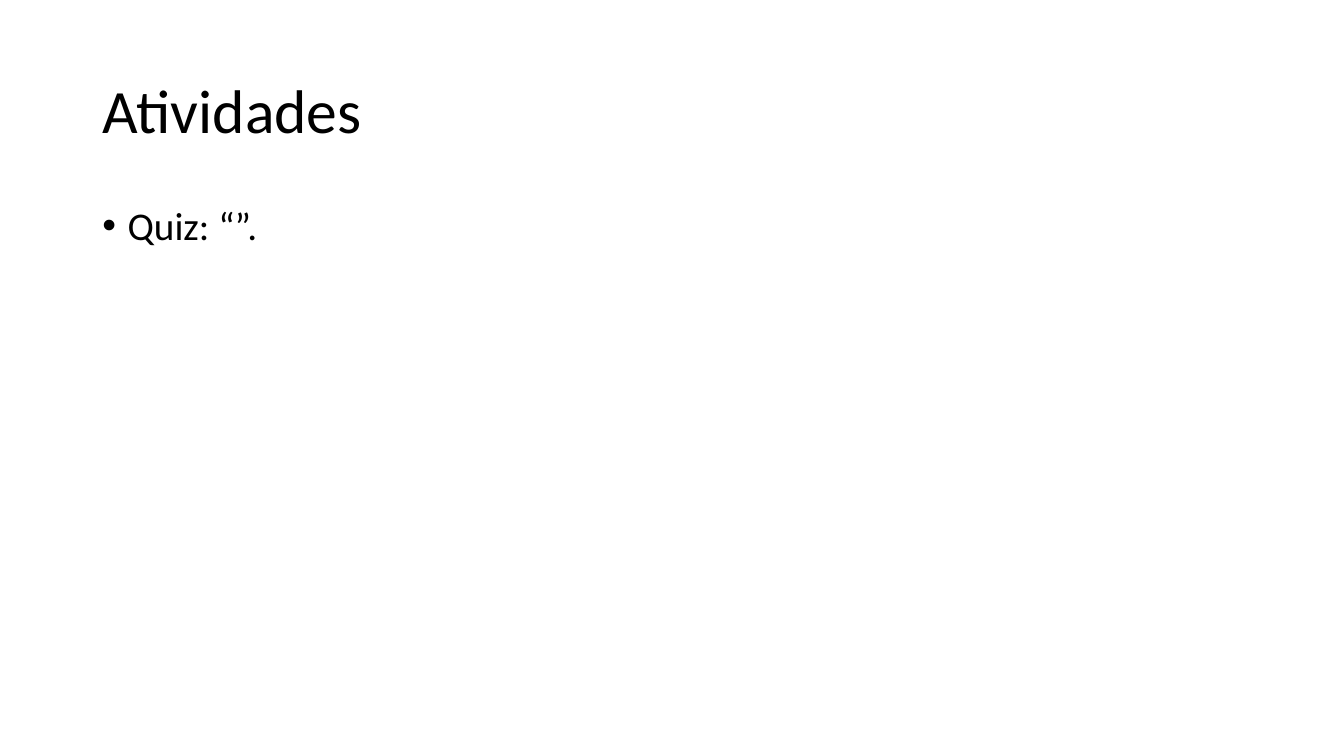
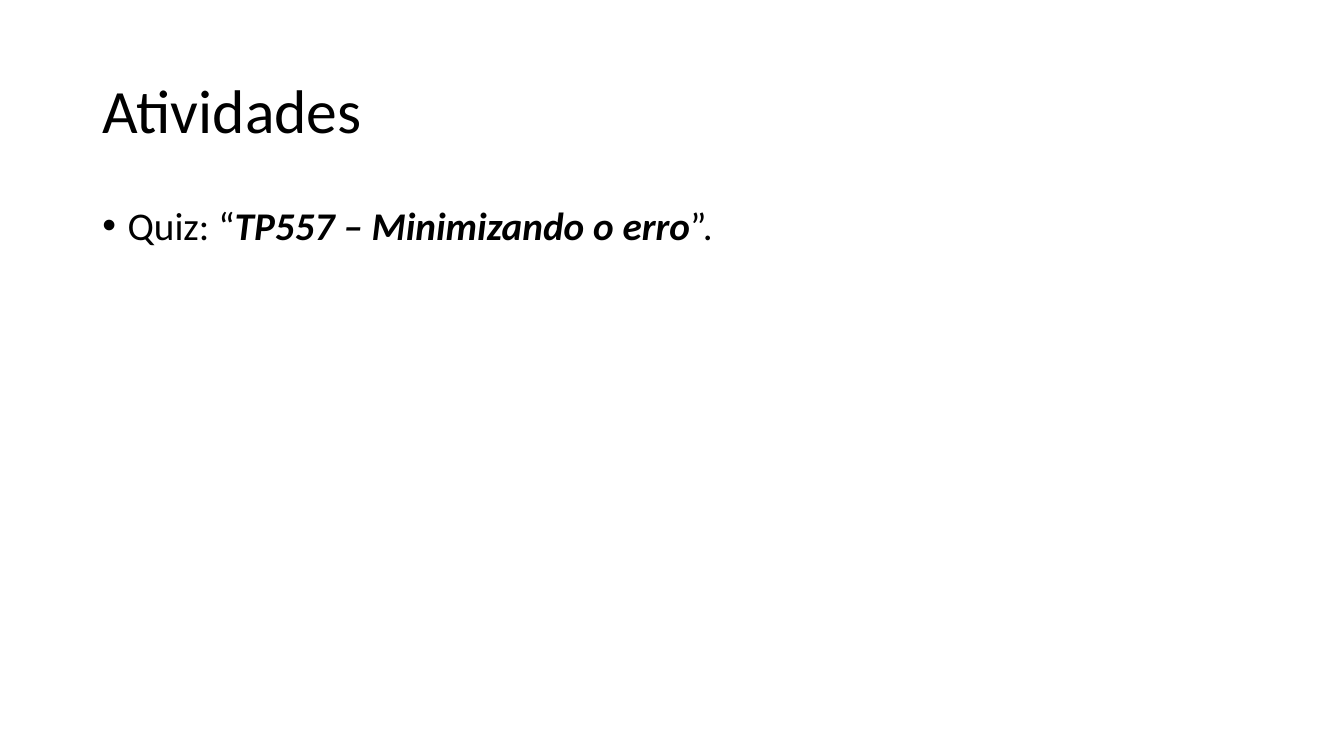
Before and after one commit to zz4fap/tp557-iot-ml, a slide deck: slide 22 of slides/TP557_6_Minimizando_o_erro.pptx (slide 17 before the commit). Drawn at 1344x756 pixels with LibreOffice and Linux fonts; fonts in the diff are those of the drawing. Boxes give left, top, right and bottom in pixels: in the first picture for what was removed or moved away, otherwise in the second. Text is boxed around its words. In the diff, an @@ line names an element or a change of style, - is before the commit and + after.

```diff
--- a/slides/TP557_6_Minimizando_o_erro.pptx
+++ b/slides/TP557_6_Minimizando_o_erro.pptx
@@ text at <box>128,212,713,246</box>: text changed; bold on; italic on @@
-• Quiz: “”.
+• Quiz: “TP557 – Minimizando o erro”.
```
Also in this commit, not shown: 4 other slides changed, 5 slides added.
